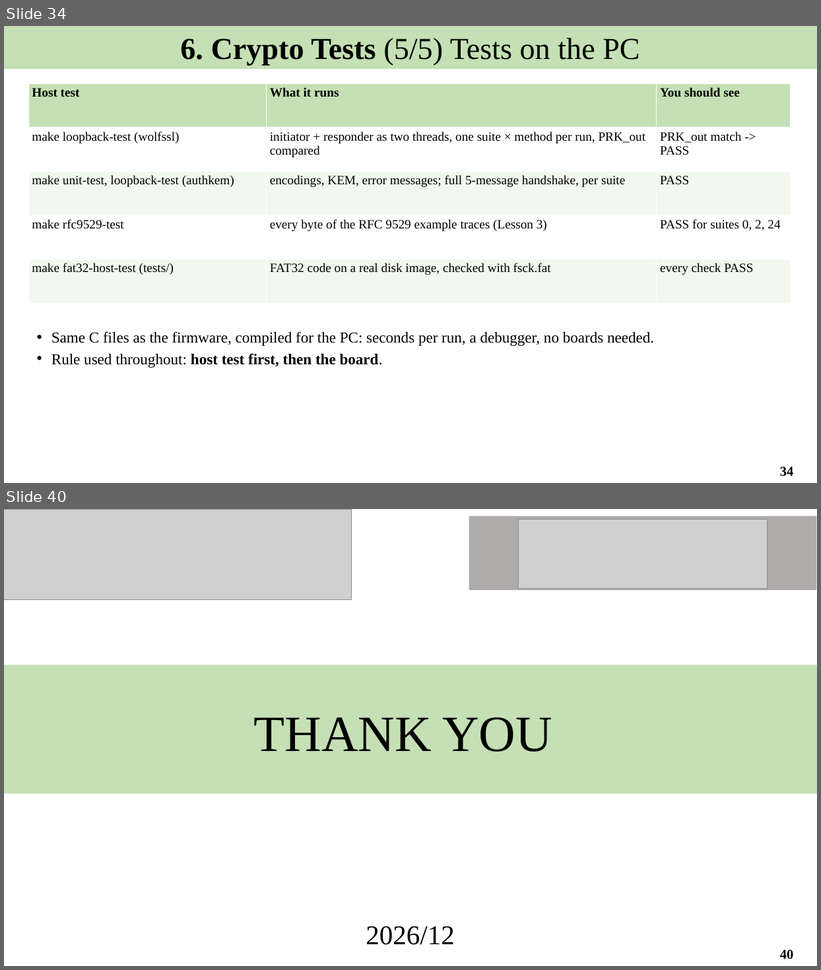
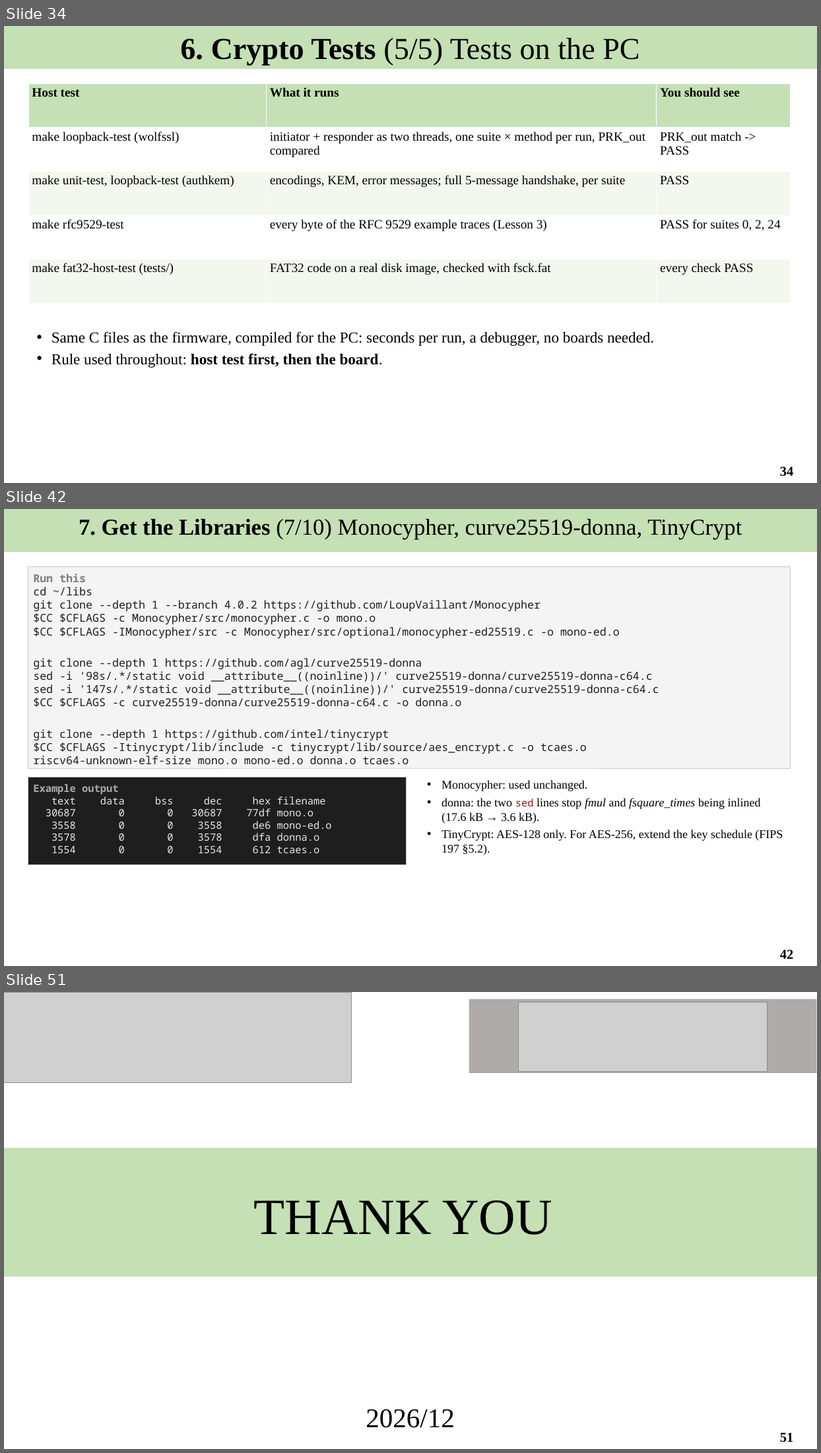
Before and after one commit to Khaiduy/chipyard-edhoc, a slide deck: fpga/sw/export/docs/slides/02_Software_environment_and_tests.pptx. Shown one above the other, each under a label of ours: slides 34 and 40 before the commit, slides 34, 42 and 51 after it; the slides between them are not shown. The pictures are 821x970 and 821x1453 pixels, drawn with LibreOffice and Linux fonts; fonts in the diff are those of the drawing; grey boxes stand for pictures. Boxes give left, top, right and bottom in pixels: in the first picture for what was removed or moved away, otherwise in the second. Text is boxed around its words. In the diff, an @@ line names an element or a change of style, - is before the commit and + after.

```diff
--- a/fpga/sw/export/docs/slides/02_Software_environment_and_tests.pptx
+++ b/fpga/sw/export/docs/slides/02_Software_environment_and_tests.pptx
@@ slide 42 added at [4,509,817,966], background #FFFFFF @@
@@ rectangle added at [4,509,817,553], fill #C5E0B4, 27 pt, text #000000 @@
+7. Get the Libraries (7/10) Monocypher, curve25519-donna, TinyCrypt
@@ rectangle added at [28,567,791,768], fill #F4F4F4, outline #C8C8C8 0.75 pt, 13 pt, text #1F1F1F @@
+Run this
+cd ~/libs
+git clone --depth 1 --branch 4.0.2 https://github.com/LoupVaillant/Monocypher
+$CC $CFLAGS -c Monocypher/src/monocypher.c -o mono.o
+$CC $CFLAGS -IMonocypher/src -c Monocypher/src/optional/monocypher-ed25519.c -o mono-ed.o
+git clone --depth 1 https://github.com/agl/curve25519-donna
+sed -i '98s/.*/static void __attribute__((noinline))/' curve25519-donna/curve25519-donna-c64.c
+sed -i '147s/.*/static void __attribute__((noinline))/' curve25519-donna/curve25519-donna-c64.c
+$CC $CFLAGS -c curve25519-donna/curve25519-donna-c64.c -o donna.o
+git clone --depth 1 https://github.com/intel/tinycrypt
+$CC $CFLAGS -Itinycrypt/lib/include -c tinycrypt/lib/source/aes_encrypt.c -o tcaes.o
+riscv64-unknown-elf-size mono.o mono-ed.o donna.o tcaes.o
@@ rectangle added at [28,778,407,865], fill #1E1E1E, outline #C8C8C8 0.75 pt, 12 pt, text #E6E6E6 @@
+Example output
+text data bss dec hex filename
+30687 0 0 30687 77df mono.o
+3558 0 0 3558 de6 mono-ed.o
+3578 0 0 3578 dfa donna.o
+1554 0 0 1554 612 tcaes.o
@@ text added at [442,780,783,855], 14 pt, text #000000 @@
+• Monocypher: used unchanged.
+• donna: the two sed lines stop fmul and fsquare_times being inlined (17.6 kB → 3.6 kB).
+• TinyCrypt: AES-128 only. For AES-256, extend the key schedule (FIPS 197 §5.2).
@@ page number added at [780,950,793,959], 16 pt, text #000000, bold @@
+42
@@ what was slide 40 is now slide 51 @@
@@ page number at [780,1433,793,1443]: text changed @@
-40
+51
```
Also in this commit, not shown: 13 slides changed, 10 other slides added, 5 other files.
